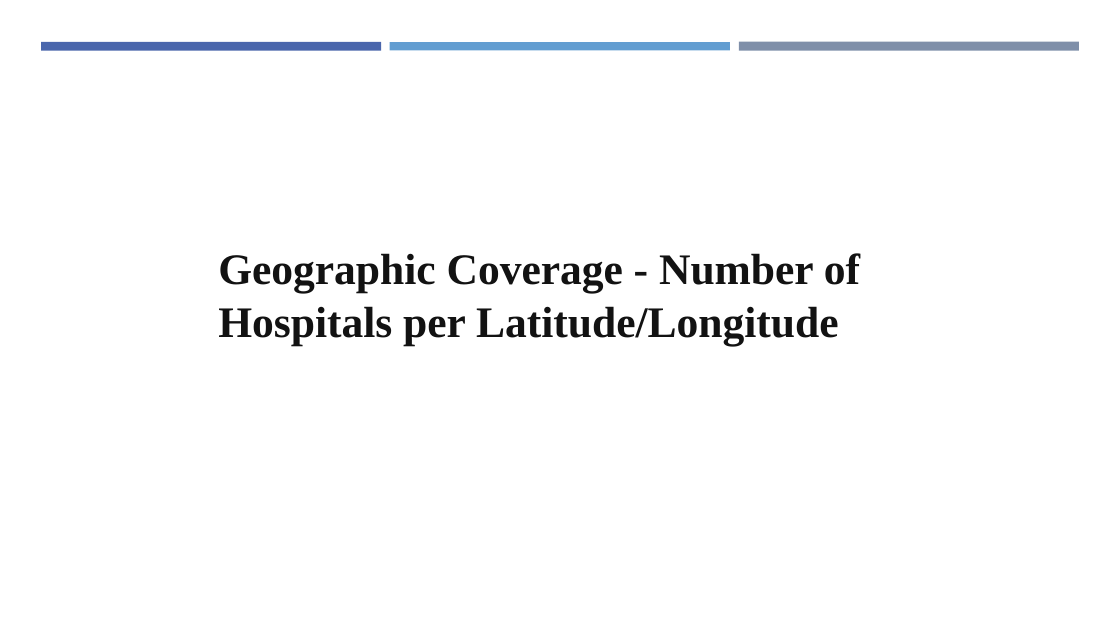
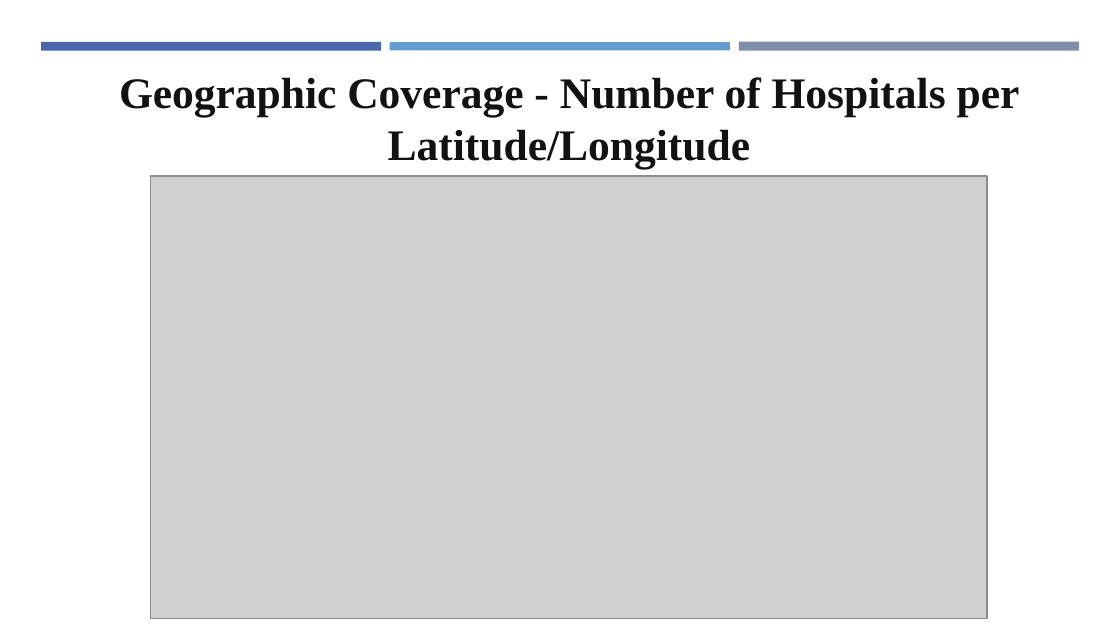
Before and after one commit to kouakoua1/Hospital-Analysis, a slide deck: slide 22 of 5 - Hospital Data Analysis report - Presentation.pptx (slide 38 before the commit). Drawn at 1120x630 pixels with LibreOffice and Linux fonts; fonts in the diff are those of the drawing; grey boxes stand for pictures. Boxes give left, top, right and bottom in pixels: in the first picture for what was removed or moved away, otherwise in the second. Text is boxed around its words. In the diff, an @@ line names an element or a change of style, - is before the commit and + after.

```diff
--- a/5 - Hospital Data Analysis report - Presentation.pptx
+++ b/5 - Hospital Data Analysis report - Presentation.pptx
@@ text "Geographic Coverage - Number of ...": place and size @@
-text "Geographic Coverage - Number of ..." at (218,253,860,345)
+text "Geographic Coverage - Number of ..." at (119,77,1020,169)
@@ text "Geographic Coverage - Number of ..." at (119,77,1020,169): alignment left to centre @@
@@ picture added at (150,176,987,618) @@
```
Also in this commit, not shown: 18 other slides changed, 5 slides added, 21 slides removed.
